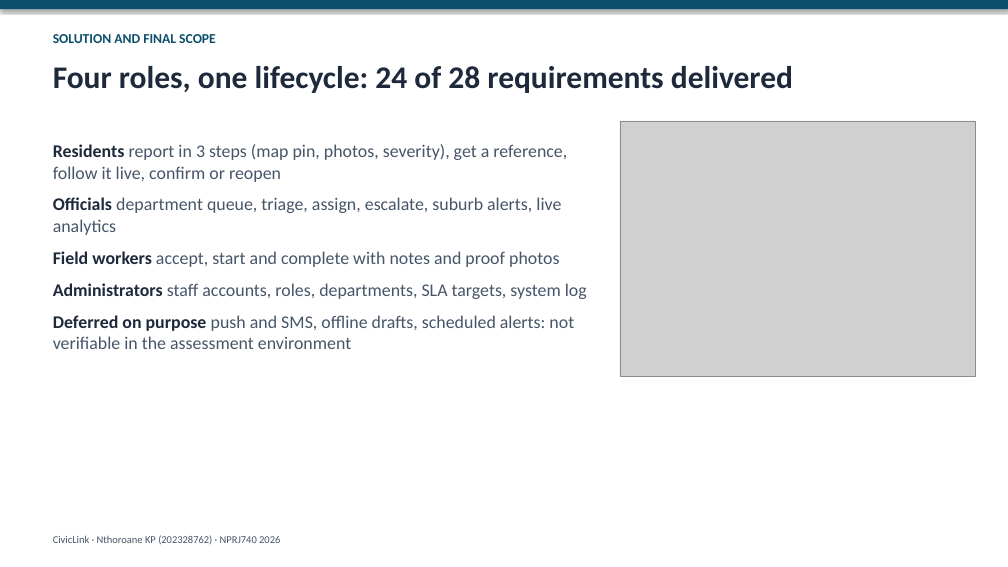
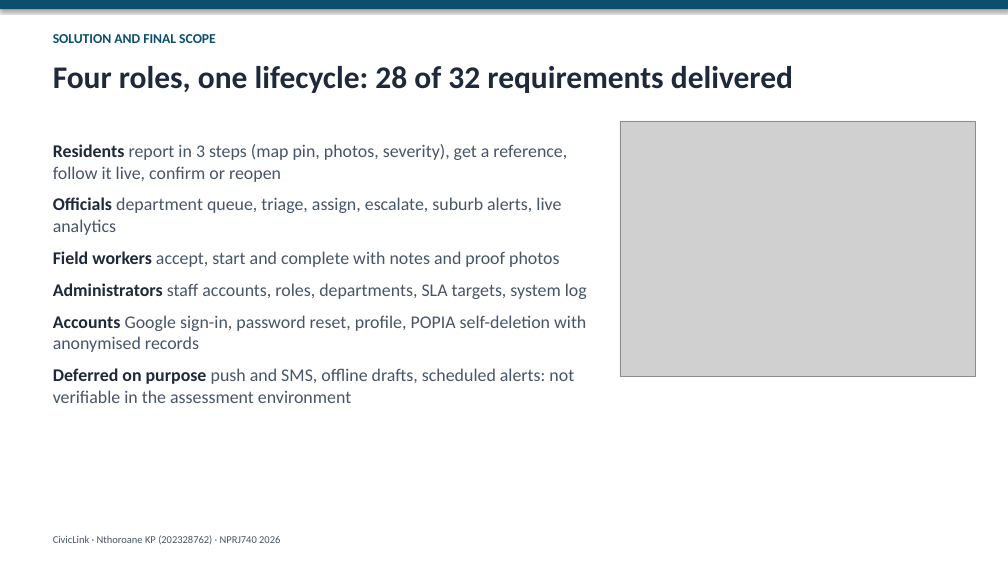
Before and after one commit to altechemist/civiclink, a slide deck: slide 2 of docs/presentation/CivicLink_Presentation.pptx. Drawn at 1008x567 pixels with LibreOffice and Linux fonts; fonts in the diff are those of the drawing; grey boxes stand for pictures. Boxes give left, top, right and bottom in pixels: in the first picture for what was removed or moved away, otherwise in the second. Text is boxed around its words. In the diff, an @@ line names an element or a change of style, - is before the commit and + after.

```diff
--- a/docs/presentation/CivicLink_Presentation.pptx
+++ b/docs/presentation/CivicLink_Presentation.pptx
@@ text at bbox=[53, 66, 793, 93]: text changed @@
-Four roles, one lifecycle: 24 of 28 requirements delivered
+Four roles, one lifecycle: 28 of 32 requirements delivered
@@ text at bbox=[53, 315, 586, 352]: paragraph added @@
+Accounts Google sign-in, password reset, profile, POPIA self-deletion with anonymised records
```
Also in this commit, not shown: 1 other slide changed, 59 other files.
